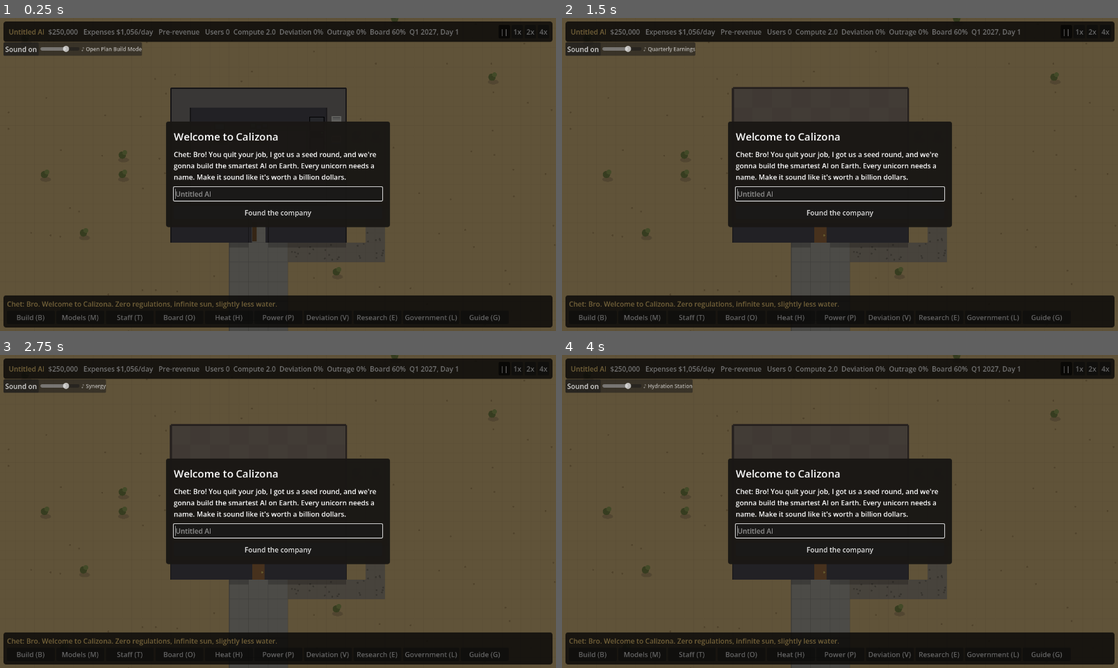
Above: before the commit, frames 1-4 (two rows, left to right).
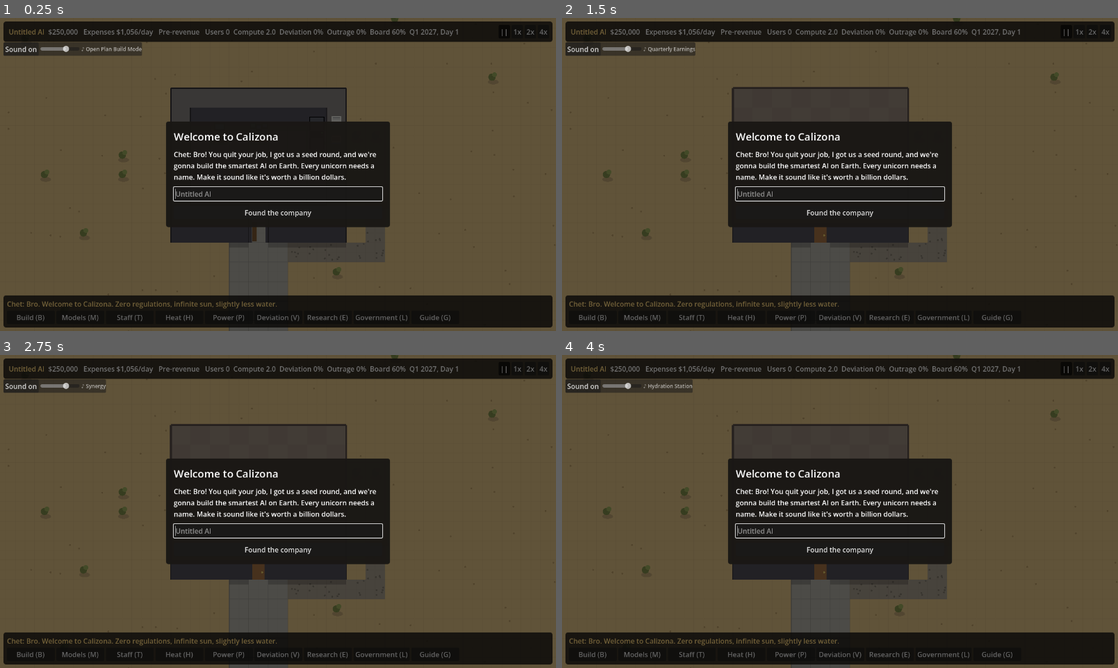
Above: after the commit, the same moments.

Repository: noahmvanderpol-source/AiTycoon
Game: Godot game, scene res://scenes/main.tscn
Two runs of this game, one before a commit and one after it. Both use one fixed random seed, a clock stepped at 60 frames per second and the inputs below.
Inputs (mouse positions are in pixels of both pictures, inside the frame that each line leads up to):
- Up to frame 1 (0.25 s): no input
- Up to frame 2 (1.5 s): click "Build (B)" at 0.5 s; click "Models (M)" at 1.25 s
- Up to frame 3 (2.75 s): click "Staff (T)" at 2 s
- Up to frame 4 (4 s): click (739, 655) at 2.75 s, where only the run before the commit has a clickable "Board (O)"; click "Heat (H)" at 3.5 s

The runs differ from the first frame. In frame 1, 0.4% of the frame differs, in the area x 29-90%, y 94-97%; in frame 2, 0.4%; in frame 3, 0.4%; in frame 4, 0.4%.

Commit message:
Remove the Board menu button; the Company page opens from the company name (O still works)
Co-Authored-By: Claude Sonnet 5.5 <noreply@anthropic.com>
Claude-Session: https://claude.ai/code/session_01TSwWZ7aWjsryxDYJgF42d6

Diff:
--- a/scripts/main.gd
+++ b/scripts/main.gd
@@ -129,6 +129,9 @@
 			if event.keycode == m.key:
 				_toggle_menu(m.id)
 				return
+		if event.keycode == KEY_O:  # the Company page has no menu button; its name in the top bar opens it too
+			_toggle_company_page(0)
+			return
 		var shown := _level_tools()
 		if not build_row.visible:
 			shown = []
--- a/scripts/state.gd
+++ b/scripts/state.gd
@@ -422,13 +422,12 @@
 var menu_buttons := {}  # menu id -> Button
 
 # The menu row along the bottom. Panels open from here by click or hotkey; add new ones to this list.
-# "tab" is the index of the panel in the right-hand side panel; build opens the build bar and
-# board opens the Company page (also opened by clicking the company name in the top bar).
+# "tab" is the index of the panel in the right-hand side panel; build opens the build bar. The Company page
+# (board and policies) has no button here: click the company name in the top bar, or press O (see main.gd).
 const MENUS := [
 	{"id": "build", "name": "Build", "key": KEY_B},
 	{"id": "models", "name": "Models", "key": KEY_M, "tab": 0},
 	{"id": "staff", "name": "Staff", "key": KEY_T, "tab": 1},
-	{"id": "board", "name": "Board", "key": KEY_O},
 	{"id": "heat", "name": "Heat", "key": KEY_H, "tab": 2},
 	{"id": "power", "name": "Power", "key": KEY_P, "tab": 3},
 	{"id": "deviation", "name": "Deviation", "key": KEY_V, "tab": 4},
--- a/scripts/ui.gd
+++ b/scripts/ui.gd
@@ -182,7 +182,7 @@
 	["Desks and break rooms", "Productivity runs 0-100%. Staff start at 80%. A Basic Desk adds 5%, an Advanced Desk (2x1)  …(333 unchanged characters)…
 	["Amenities", "Every worker needs a kitchen and a bathroom. A kitchenette (Counter with Sink plus a Microwave or Mini- …(204 unchanged characters)…
 	["Staff (T)", "Hire researchers, engineers, marketers, alignment researchers and mechanics, then give each a job. You  …(378 unchanged characters)…
-	["Board (O)", "Click your company name in the t …(248 unchanged characters)…
+	["Company page (O)", "Click your company name in the t …(248 unchanged characters)…
 	["Heat (H)", "Racks heat their own tile and the heat radiates out across the room. Walls slow it and keep some desert  …(307 unchanged characters)…
 	["Power (P)", "Racks, ACs and red-team rigs use power. The cheapest power runs first: solar, then the grid, then batte …(195 unchanged characters)…
 	["Deviation (V)", "Every rack adds Deviation, and training, cutting corners and smarter models raise the rate. Alignme …(246 unchanged characters)…
@@ -521,9 +521,6 @@
 		if gov.page.visible:
 			company_page.visible = false
 			research_page.visible = false
-	elif id == "board":
-		_toggle_company_page(0)
-		return
 	else:
 		company_page.visible = false  # side panels open over the map, not under the Company page
 		var m: Dictionary = MENUS.filter(func(x): return x.id == id)[0]
@@ -543,8 +540,6 @@
 			open = research_page.visible
 		elif m.id == "government":
 			open = gov.page.visible
-		elif m.id == "board":
-			open = company_page.visible and company_tabs.current_tab == 0
 		menu_buttons[m.id].button_pressed = open
 
 
